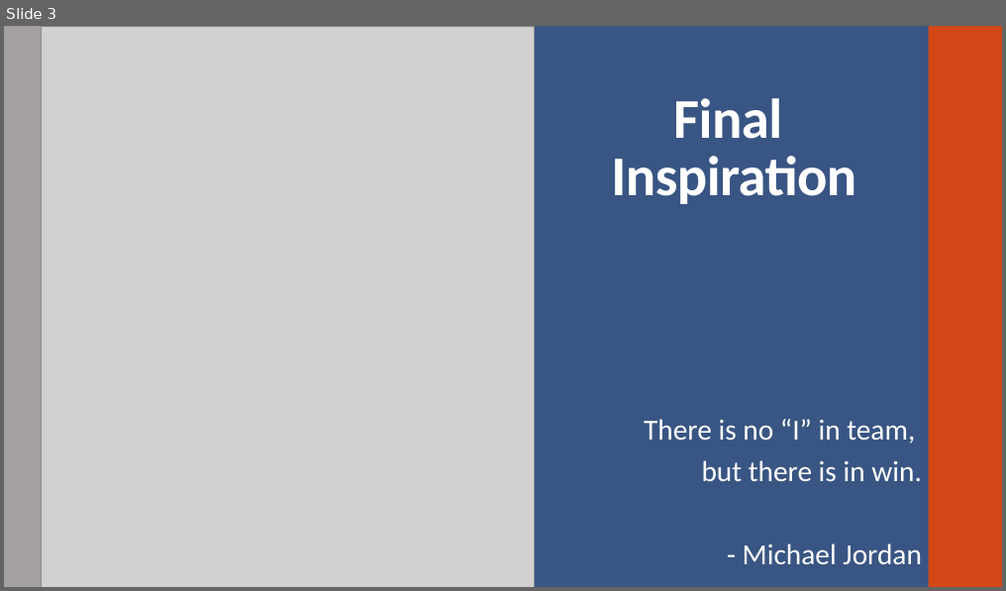
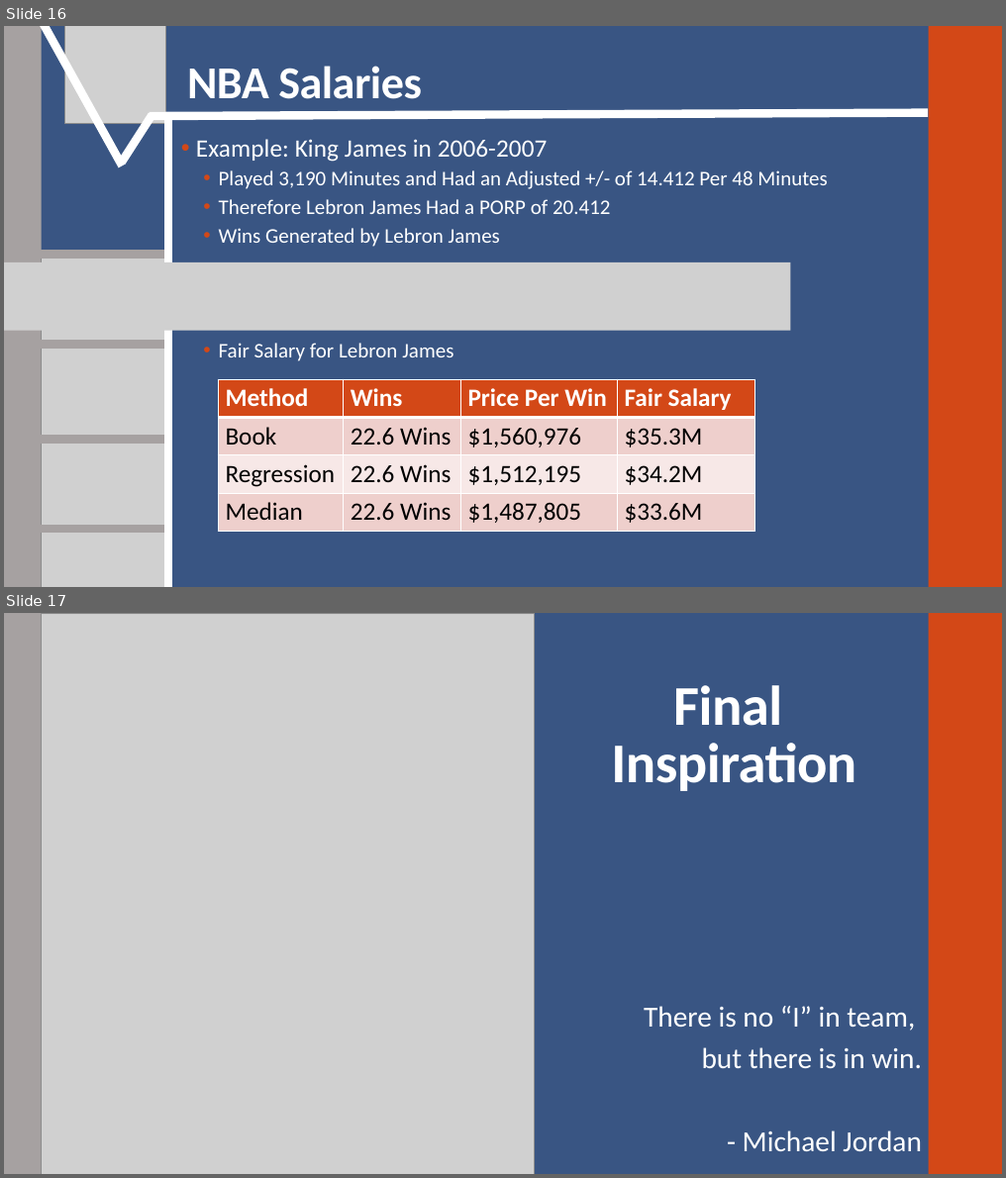
Before and after one commit to SuperMarioGiacomazzo/STOR390_WEBSITE, a slide deck: Slides/Basketball 4/Basketball_4_Lecture.pptx. Shown one above the other, each under a label of ours: slide 3 before the commit, slides 16 and 17 after it. The pictures are 1006x591 and 1006x1178 pixels, drawn with LibreOffice and Linux fonts; fonts in the diff are those of the drawing; grey boxes stand for pictures. Boxes give left, top, right and bottom in pixels: in the first picture for what was removed or moved away, otherwise in the second. Text is boxed around its words. In the diff, an @@ line names an element or a change of style, - is before the commit and + after.

```diff
--- a/Slides/Basketball 4/Basketball_4_Lecture.pptx
+++ b/Slides/Basketball 4/Basketball_4_Lecture.pptx
@@ slide 16 added at (4, 26, 1002, 587), background #395583; not listed: 2 template elements that a slide beside it also shows @@
@@ line added from (40, 26) to (122, 166), #FFFFFF 8 pt @@
@@ picture added at (64, 26, 165, 123) @@
@@ title added at (187, 66, 422, 99), 44 pt, text #FFFFFF, bold @@
+NBA Salaries
@@ line added from (150, 116) to (928, 113), #FFFFFF 8 pt @@
@@ line added from (122, 162) to (152, 115), #FFFFFF 8 pt @@
@@ line added from (168, 587) to (168, 115), #FFFFFF 8 pt @@
@@ text added at (196, 139, 827, 362), 20 pt, text #FFFFFF @@
+• Example: King James in 2006-2007
+  • Played 3,190 Minutes and Had an Adjusted +/- of 14.412 Per 48 Minutes
+  • Therefore Lebron James Had a PORP of 20.412
+  • Wins Generated by Lebron James
+  • Fair Salary for Lebron James
@@ picture added at (4, 263, 791, 331) @@
@@ line added from (35, 255) to (165, 255), #A6A1A1 8 pt @@
@@ picture added at (41, 257, 171, 348) @@
@@ line added from (34, 344) to (164, 344), #A6A1A1 8 pt @@
@@ picture added at (42, 348, 172, 439) @@
@@ table added at (218, 379, 754, 529), 4 rows, 4 columns @@
+Method | Wins | Price Per Win | Fair Salary
+Book | 22.6 Wins | $1,560,976 | $35.3M
+Regression | 22.6 Wins | $1,512,195 | $34.2M
+Median | 22.6 Wins | $1,487,805 | $33.6M
@@ line added from (35, 439) to (165, 439), #A6A6A6 8 pt @@
@@ line added from (35, 439) to (165, 439), #A6A1A1 8 pt @@
@@ picture added at (41, 442, 171, 533) @@
@@ line added from (34, 529) to (164, 529), #A6A1A1 8 pt @@
@@ picture added at (42, 533, 172, 587) @@
@@ what was slide 3 is now slide 17 @@
```
Also in this commit, not shown: 1 slide changed, 13 other slides added, 12 other files.
